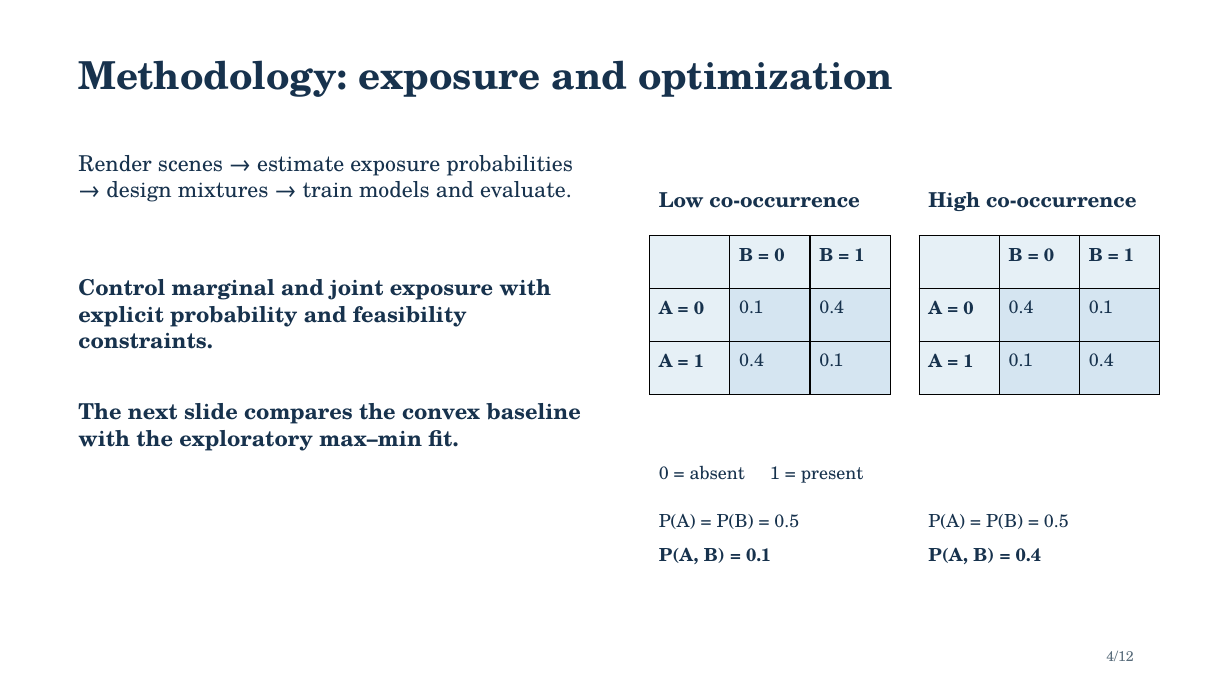
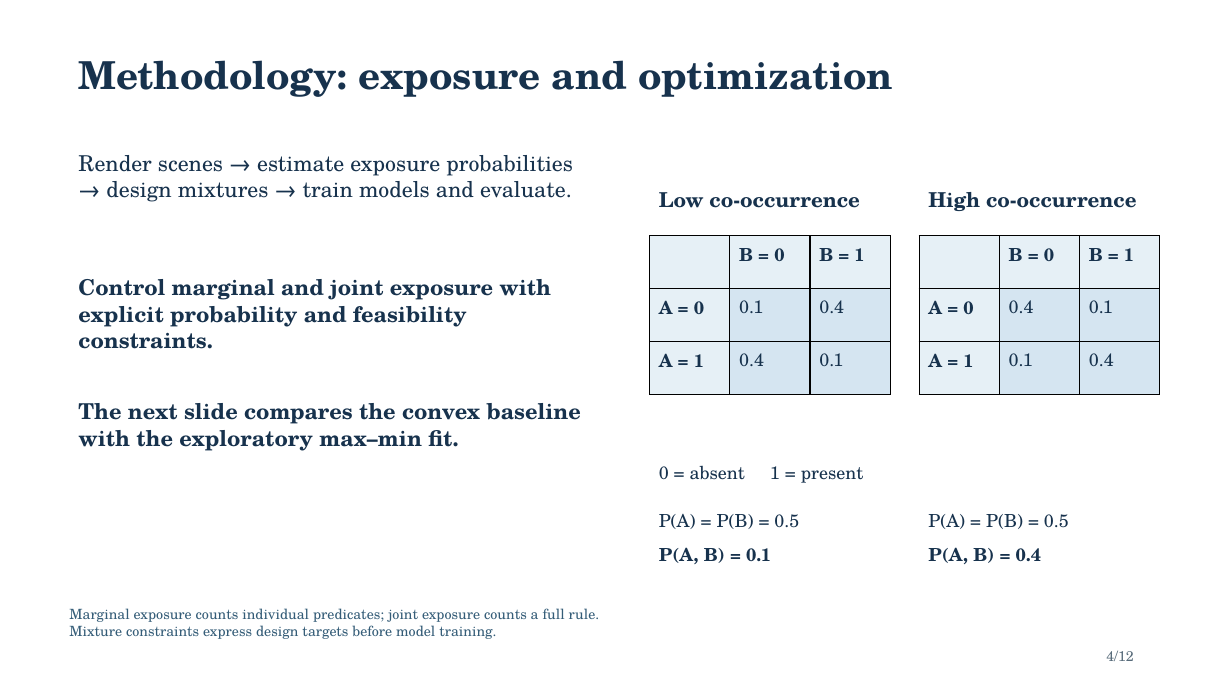
Before and after one commit to Space-Dev0/muadib, a slide deck: slide 4 of presentation/powerpoint/submission-final.pptx. Drawn at 1232x693 pixels with LibreOffice and Linux fonts; fonts in the diff are those of the drawing. Boxes give left, top, right and bottom in pixels: in the first picture for what was removed or moved away, otherwise in the second. Text is boxed around its words. In the diff, an @@ line names an element or a change of style, - is before the commit and + after.

```diff
--- a/presentation/powerpoint/submission-final.pptx
+++ b/presentation/powerpoint/submission-final.pptx
@@ text added at box(69, 608, 600, 639), 11 pt, text #355D78 @@
+Marginal exposure counts individual predicates; joint exposure counts a full rule.
+Mixture constraints express design targets before model training.
```
Also in this commit, not shown: 11 other slides changed, 5 other files.
